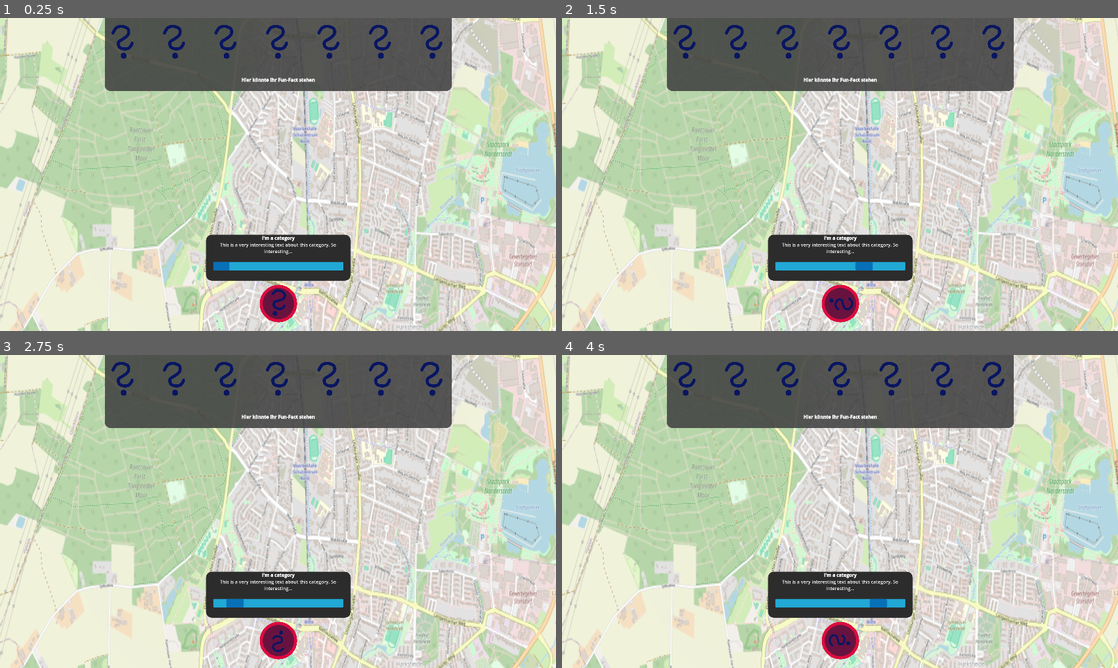
Above: before the commit, frames 1-4 (two rows, left to right).
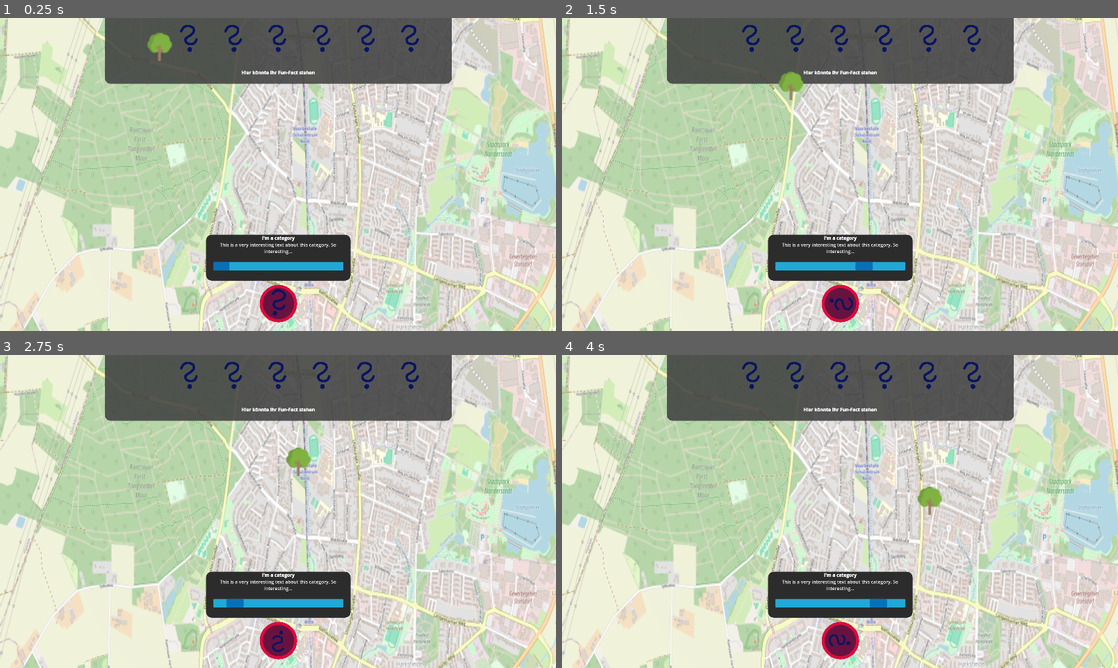
Above: after the commit, the same moments.

Repository: jlddorf/CrossInnovationClass25Norderstedt
Game: Godot game, scene res://scenes/map.tscn
Two runs of this game, one before a commit and one after it. Both use one fixed random seed, a clock stepped at 60 frames per second and the inputs below.
Inputs (mouse positions are in pixels of both pictures, inside the frame that each line leads up to):
- Up to frame 1 (0.25 s): no input
- Up to frame 2 (1.5 s): click (840, 302) at 0.5 s; click (840, 302) at 1.25 s
- Up to frame 3 (2.75 s): click (278, 639) at 2 s
- Up to frame 4 (4 s): no input

The runs differ from the first frame. In frame 1, 3.2% of the frame differs, in the area x 18-82%, y 2-24%; in frame 2, 3.1%; in frame 3, 3.2%, in the area x 18-82%, y 2-39%; in frame 4, 3.2%.

Commit message:
add achievementRect

Diff:
--- /dev/null
+++ b/scenes/AchievementRect.tscn
@@ -0,0 +1,14 @@
+[gd_scene load_steps=3 format=3 uid="uid://jr81cpde0r8s"]
+
+[ext_resource type="Texture2D" uid="uid://b6mcfhruapmvr" path="res://assets/images/Question Mark Sketch.png" id="1_v1xyw"]
+[ext_resource type="Script" uid="uid://cwvg4ysfx8f1y" path="res://scenes/achievement_rect.gd" id="2_ted1n"]
+
+[node name="TextureRect" type="TextureRect"]
+custom_minimum_size = Vector2(100, 100)
+size_flags_horizontal = 4
+size_flags_vertical = 4
+texture = ExtResource("1_v1xyw")
+expand_mode = 1
+script = ExtResource("2_ted1n")
+
+[connection signal="ready" from="." to="." method="_on_ready"]
--- /dev/null
+++ b/scenes/achievement_rect.gd
@@ -0,0 +1,11 @@
+extends TextureRect
+
+@export var achievementTexture : Texture2D
+
+var achievementTween: Tween
+
+func _ready() -> void:
+	self.texture = achievementTexture
+	achievementTween = self.create_tween().set_loops(0)
+	var viewportCenter = get_viewport_rect().get_center()
+	achievementTween.tween_property(self, "position", viewportCenter, 5)
--- a/scenes/ui_manager.tscn
+++ b/scenes/ui_manager.tscn
@@ -6,6 +6,8 @@
 [ext_resource type="Script" uid="uid://cewmmmceh1goa" path="res://ui/amountProgress.gd" id="3_gl862"]
 [ext_resource type="Texture2D" uid="uid://b6mcfhruapmvr" path="res://assets/images/Question Mark Sketch.png" id="3_reske"]
 [ext_resource type="Script" uid="uid://d2jkeiqffeqoy" path="res://ui/station_Button.gd" id="4_j2mt3"]
+[ext_resource type="PackedScene" uid="uid://jr81cpde0r8s" path="res://scenes/AchievementRect.tscn" id="7_hst8a"]
+[ext_resource type="Texture2D" uid="uid://dyp2woqubc17a" path="res://assets/images/treeIcon.png" id="8_tanoa"]
 
 [sub_resource type="StyleBoxFlat" id="StyleBoxFlat_hst8a"]
 bg_color = Color(0.172833, 0.172833, 0.172833, 1)
@@ -114,7 +116,7 @@
 script = ExtResource("4_j2mt3")
 
 [node name="TopPanel" type="Panel" parent="Viewport"]
-custom_minimum_size = Vector2(1200, 250)
+custom_minimum_size = Vector2(1200, 225)
 layout_mode = 2
 size_flags_horizontal = 4
 size_flags_vertical = 0
@@ -138,16 +140,12 @@
 theme_override_constants/separation = 53
 alignment = 1
 
-[node name="TextureRect" type="TextureRect" parent="Viewport/TopPanel/TopPanelVbox/MarginContainer/GoalRow"]
-custom_minimum_size = Vector2(125, 125)
-layout_mode = 2
-size_flags_horizontal = 4
-size_flags_vertical = 4
-texture = ExtResource("3_reske")
-expand_mode = 1
+[node name="Target1" parent="Viewport/TopPanel/TopPanelVbox/MarginContainer/GoalRow" instance=ExtResource("7_hst8a")]
+layout_mode = 2
+achievementTexture = ExtResource("8_tanoa")
 
 [node name="TextureRect2" type="TextureRect" parent="Viewport/TopPanel/TopPanelVbox/MarginContainer/GoalRow"]
-custom_minimum_size = Vector2(125, 125)
+custom_minimum_size = Vector2(100, 100)
 layout_mode = 2
 size_flags_horizontal = 4
 size_flags_vertical = 4
@@ -155,7 +153,7 @@
 expand_mode = 1
 
 [node name="TextureRect3" type="TextureRect" parent="Viewport/TopPanel/TopPanelVbox/MarginContainer/GoalRow"]
-custom_minimum_size = Vector2(125, 125)
+custom_minimum_size = Vector2(100, 100)
 layout_mode = 2
 size_flags_horizontal = 4
 size_flags_vertical = 4
@@ -163,7 +161,7 @@
 expand_mode = 1
 
 [node name="TextureRect4" type="TextureRect" parent="Viewport/TopPanel/TopPanelVbox/MarginContainer/GoalRow"]
-custom_minimum_size = Vector2(125, 125)
+custom_minimum_size = Vector2(100, 100)
 layout_mode = 2
 size_flags_horizontal = 4
 size_flags_vertical = 4
@@ -171,7 +169,7 @@
 expand_mode = 1
 
 [node name="TextureRect5" type="TextureRect" parent="Viewport/TopPanel/TopPanelVbox/MarginContainer/GoalRow"]
-custom_minimum_size = Vector2(125, 125)
+custom_minimum_size = Vector2(100, 100)
 layout_mode = 2
 size_flags_horizontal = 4
 size_flags_vertical = 4
@@ -179,7 +177,7 @@
 expand_mode = 1
 
 [node name="TextureRect6" type="TextureRect" parent="Viewport/TopPanel/TopPanelVbox/MarginContainer/GoalRow"]
-custom_minimum_size = Vector2(125, 125)
+custom_minimum_size = Vector2(100, 100)
 layout_mode = 2
 size_flags_horizontal = 4
 size_flags_vertical = 4
@@ -187,7 +185,7 @@
 expand_mode = 1
 
 [node name="TextureRect7" type="TextureRect" parent="Viewport/TopPanel/TopPanelVbox/MarginContainer/GoalRow"]
-custom_minimum_size = Vector2(125, 125)
+custom_minimum_size = Vector2(100, 100)
 layout_mode = 2
 size_flags_horizontal = 4
 size_flags_vertical = 4
@@ -195,7 +193,7 @@
 expand_mode = 1
 
 [node name="HSeparator" type="HSeparator" parent="Viewport/TopPanel/TopPanelVbox"]
-custom_minimum_size = Vector2(1100, 0)
+custom_minimum_size = Vector2(1100, 1)
 layout_mode = 2
 size_flags_horizontal = 4
 size_flags_vertical = 4
Not shown, added: scenes/achievement_rect.gd.uid
Not shown: 1 places in scenes/ui_manager.tscn that only renumber resources
